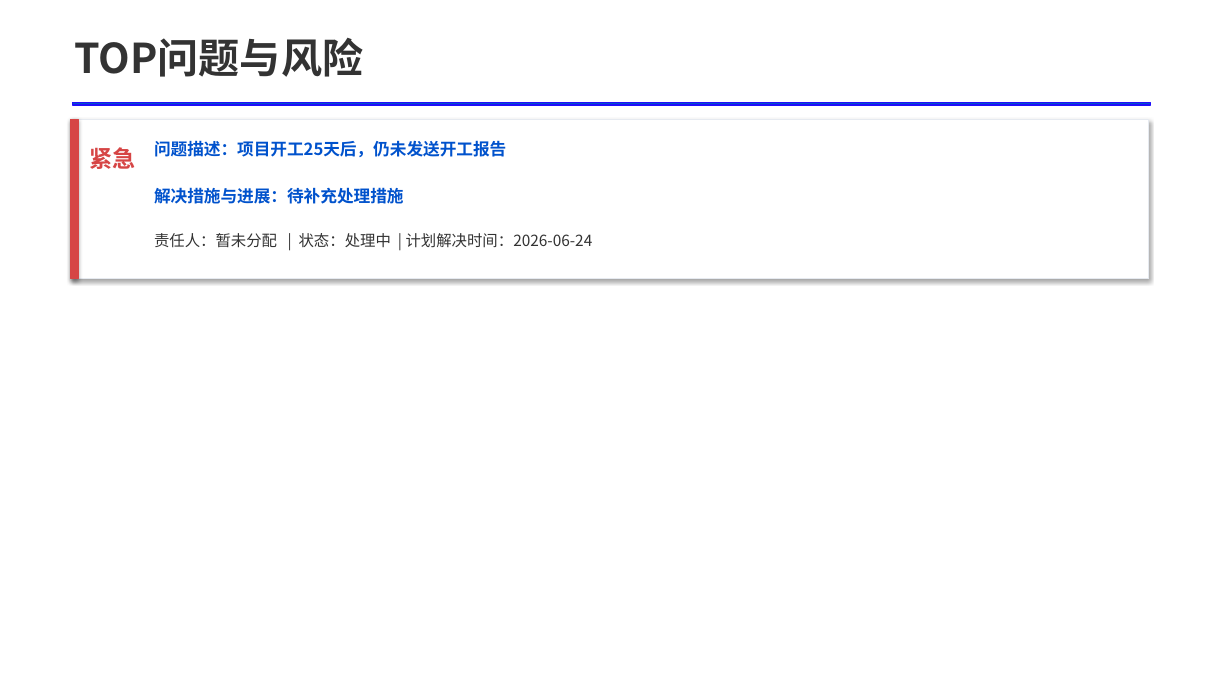
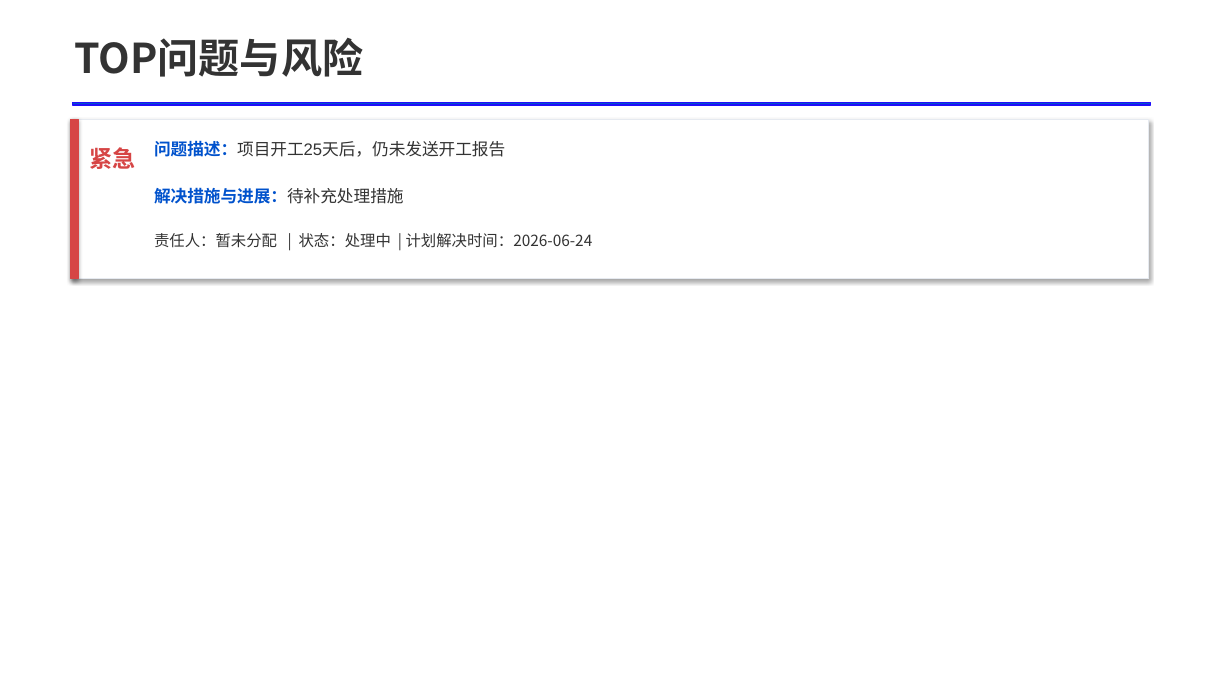
Before and after one commit to SanChiaki/report_generator, a slide deck: slide 6 of examples/italy_progress_report/preview_replace_template.pptx. Drawn at 1232x693 pixels with LibreOffice and Linux fonts; fonts in the diff are those of the drawing. Boxes give left, top, right and bottom in pixels: in the first picture for what was removed or moved away, otherwise in the second. Text is boxed around its words. In the diff, an @@ line names an element or a change of style, - is before the commit and + after.

```diff
--- a/examples/italy_progress_report/preview_replace_template.pptx
+++ b/examples/italy_progress_report/preview_replace_template.pptx
@@ text "问题描述：项目开工25天后，仍未发送开工报告" at box(154, 140, 505, 157): font Noto Sans CJK SC to Arial; text colour #0052CC to #333333, bold off in "问题描述：项目开工25天后，仍未发送开工报告" @@
@@ text "解决措施与进展：待补充处理措施" at box(154, 187, 404, 204): font Noto Sans CJK SC to Arial; text colour #0052CC to #333333, bold off in "解决措施与进展：待补充处理措施" @@
```
Also in this commit, not shown: 7 other files.
